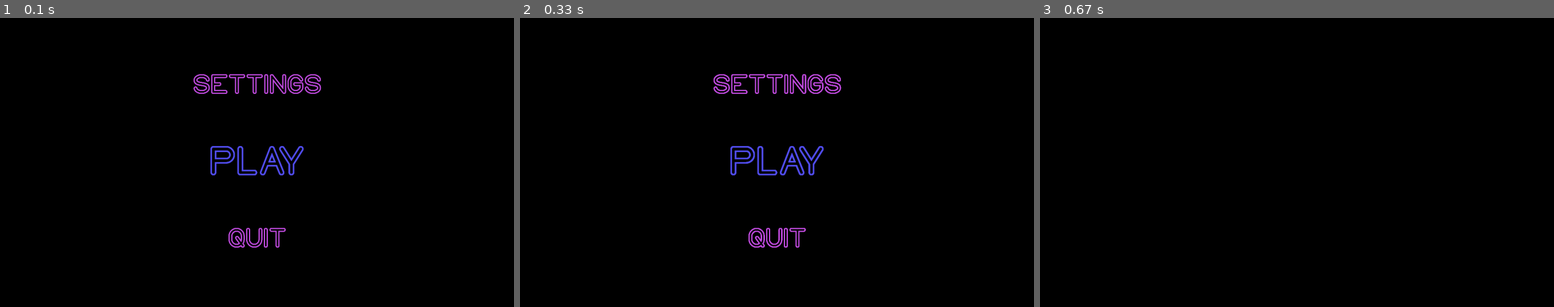
Above: before the commit, frames 1-3 (left to right).
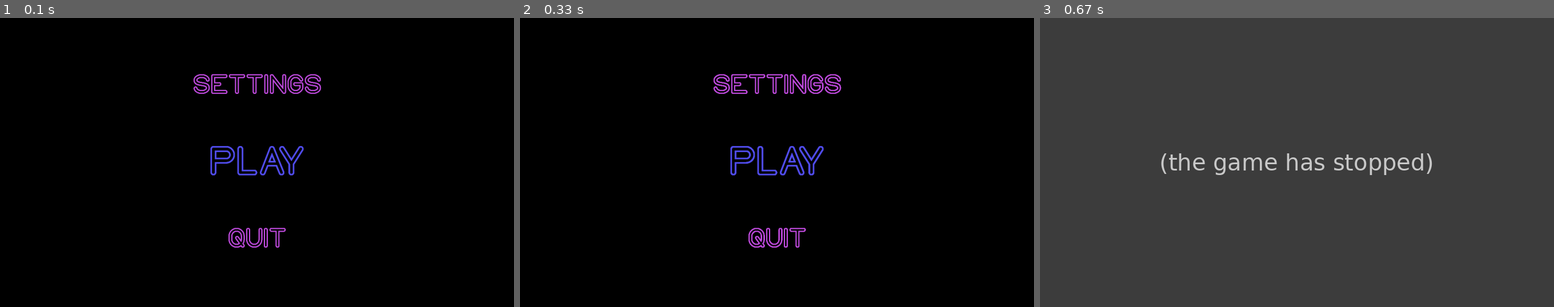
Above: after the commit, the same moments.

Repository: andrebtw/pygamegame
Game: pygame game, started from main.py
Two runs of this game, one before a commit and one after it. Both use one fixed random seed, a clock stepped at 60 frames per second and the inputs below.
Inputs (mouse positions are in pixels of both pictures, inside the frame that each line leads up to):
- Up to frame 1 (0.1 s): no input
- Up to frame 2 (0.33 s): no input
- Up to frame 3 (0.67 s): click (1297, 162) at 0.38 s

Frames 1-2 are identical in both runs. In frame 3, 100% of the frame differs, in the area x 0-100%, y 0-100%.
After the commit the program exited at 0.45 s; later frames show no game.

Commit message:
Added main functions to the main game. (Just structure and no actual content)

Diff:
--- a/files/data/data.txt
+++ b/files/data/data.txt
@@ -4,3 +4,4 @@
 60
 100
 100
+0
--- a/files/data/data_doc.txt
+++ b/files/data/data_doc.txt
@@ -4,3 +4,4 @@
 FPS
 MUSIC
 SFX
+POINTS
--- a/game.py
+++ b/game.py
@@ -12,10 +12,13 @@
 
 pygame.init()
 main_clock = pygame.time.Clock()
+
 fps = int(re.sub("[^0-9]", "", data[3]))
 
 width = int(re.sub("[^0-9]", "", data[1]))  # re.sub("[^0-9]", "",") removes all non numeric characters from the data
 height = int(re.sub("[^0-9]", "", data[2]))
+
+points = int(re.sub("[^0-9]", "", data[6]))
 
 ###COLORS###
 blue1 = (84, 79, 240)
@@ -379,7 +382,6 @@
 
             surface = pygame.display.get_surface()  # get the surface of the current active display
 
-
             ###Getting the rectangle position of each text###
             text_settings_rect = text_settings.get_rect()
             text_settings_rect.x = scale_x(960) - text_settings.get_width() // 2
@@ -431,19 +433,23 @@
 
 
 ###GAME###
+def player_choice():
+    # Make a menu where the user can choose what player to choose, each player will have different skin and
+    # different speed, damage health etc...
+    pass
+
+
+def main_game():
+    pass
 
 
 def game():
     screen.fill((0, 0, 0))
-    running = True
-    while running:
-        ##DISPLAY FIRST IMAGE
-        for event in pygame.event.get():
-            if event.type == QUIT:
-                running = False
-
-        pygame.display.update()
-        main_clock.tick(fps)
+    update()
+
+    player_choice()
+
+    main_game()
 
 
 if __name__ == "__main__":
Binary file added: files/assets/fonts/CFGlitchCity-Regular.ttf
